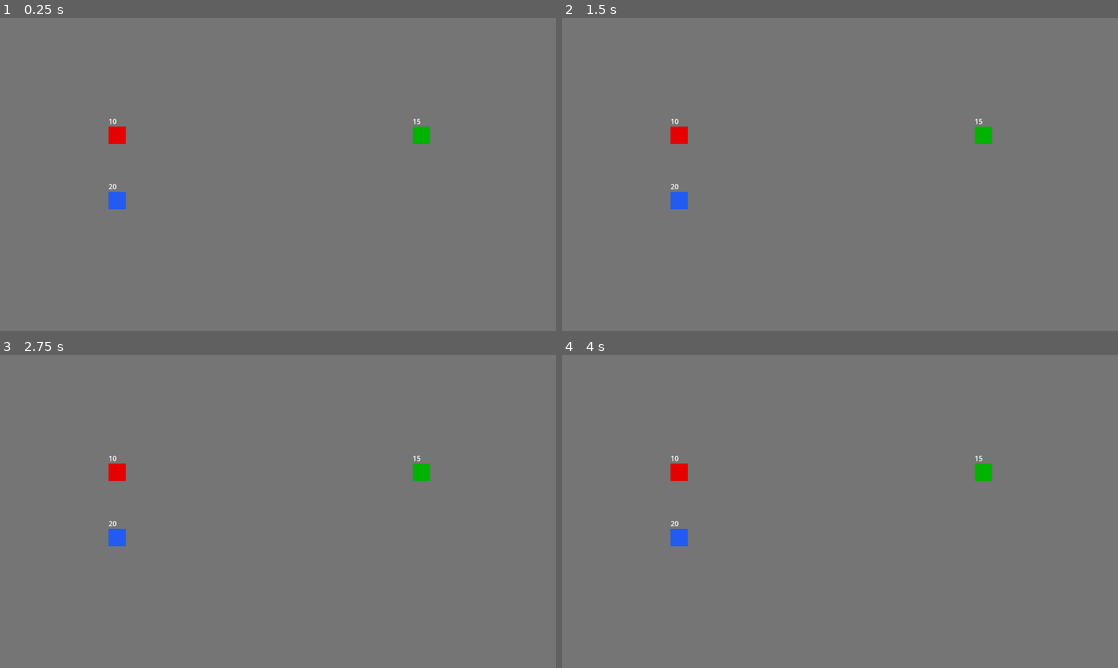
Above: before the commit, frames 1-4 (two rows, left to right).
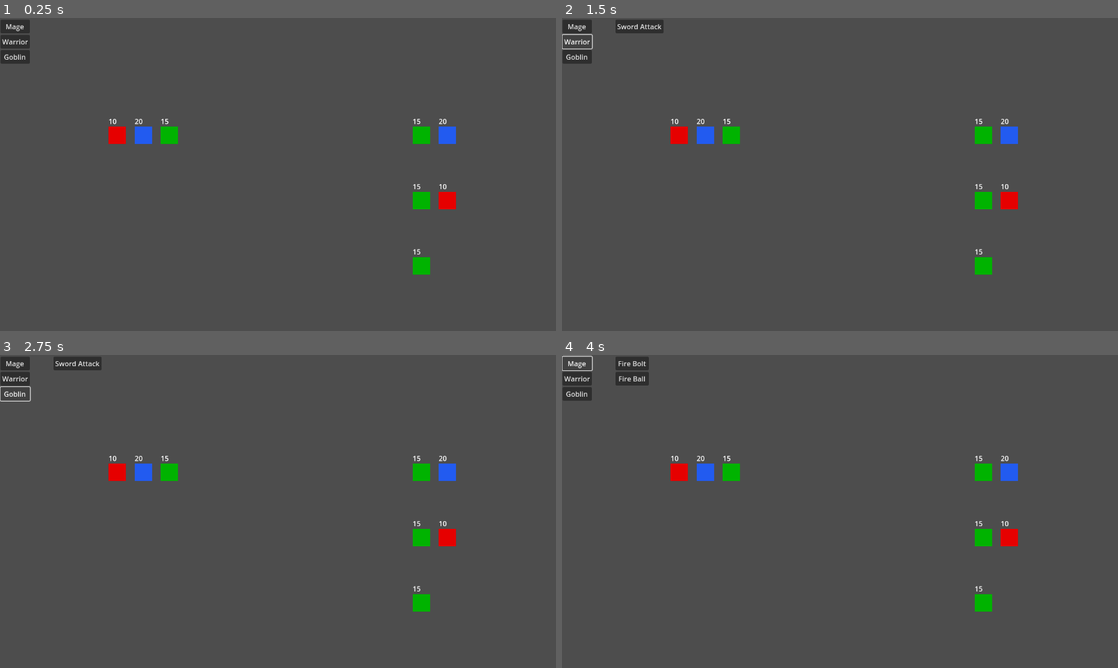
Above: after the commit, the same moments.

Repository: Ravars/non-turn-based-rpg
Game: Godot game, scene res://Scenes/Combat.tscn
The game is run twice, just before and just after one commit, with the same random seed, the same clock (stepped at 60 frames per second) and the same inputs.
Inputs (mouse positions are in pixels of both pictures, inside the frame that each line leads up to):
- Up to frame 1 (0.25 s): no input
- Up to frame 2 (1.5 s): click (578, 27) at 0.5 s, where only the run after the commit has a clickable "Mage"; click (578, 43) at 1.25 s, where only the run after the commit has a clickable "Warrior"
- Up to frame 3 (2.75 s): click (16, 392) at 2 s, where only the run after the commit has a clickable "Goblin"
- Up to frame 4 (4 s): click (639, 364) at 2.75 s, where only the run after the commit has a clickable "Sword Attack"; click (578, 364) at 3.5 s, where only the run after the commit has a clickable "Mage"

The runs differ from the first frame. In frame 1, 100% of the frame differs, in the area x 0-100%, y 0-100%; in frame 2, 100%; in frame 3, 100%; in frame 4, 100%.

Commit message:
Created Combat Scene Controller

Diff:
--- a/Scenes/Combat.tscn
+++ b/Scenes/Combat.tscn
@@ -1,16 +1,17 @@
 [gd_scene load_steps=7 format=3 uid="uid://8rjewcj1qibu"]
 
 [ext_resource type="PackedScene" uid="uid://7vh5n4px2cnv" path="res://Scenes/Units/Mage.tscn" id="2_rq8dt"]
-[ext_resource type="Script" uid="uid://deb6e1y03bnsd" path="res://Scripts/SkillData.gd" id="3_snhto"]
 [ext_resource type="Script" path="res://Scripts/CombatManager.gd" id="4_abcde"]
 [ext_resource type="PackedScene" uid="uid://ctjkrsxjkogxj" path="res://Scenes/Units/Goblin.tscn" id="6_k8hyy"]
 [ext_resource type="PackedScene" uid="uid://bet4frdrva7or" path="res://Scenes/Units/Warrior.tscn" id="6_xd0fh"]
-[ext_resource type="Resource" uid="uid://c2bipukebnffg" path="res://Resources/SwordAttack.tres" id="7_xd0fh"]
+[ext_resource type="PackedScene" uid="uid://of55w5nk6rnu" path="res://Scenes/TimelineUI.tscn" id="7_vet15"]
+[ext_resource type="Script" uid="uid://t6mm8hwbwhs8" path="res://Scenes/CombatSceneController.gd" id="8_xd0fh"]
 
 [node name="Combat" type="Node2D"]
 script = ExtResource("4_abcde")
 
 [node name="Background" type="ColorRect" parent="."]
+visible = false
 offset_right = 1280.0
 offset_bottom = 720.0
 color = Color(0.458405, 0.458405, 0.458405, 1)
@@ -29,12 +30,6 @@
 
 [node name="UnitPosition" type="Marker2D" parent="PlayerLanes/Lane2"]
 
-[node name="Mage" parent="PlayerLanes/Lane2/UnitPosition" groups=["heroes"] instance=ExtResource("2_rq8dt")]
-position = Vector2(0, -150)
-
-[node name="Warrior" parent="PlayerLanes/Lane2/UnitPosition" groups=["heroes"] instance=ExtResource("6_xd0fh")]
-skills = Array[ExtResource("3_snhto")]([ExtResource("7_xd0fh"), ExtResource("7_xd0fh"), ExtResource("7_xd0fh")])
-
 [node name="Lane3" type="Node2D" parent="PlayerLanes"]
 position = Vector2(0, 550)
 
@@ -48,10 +43,6 @@
 
 [node name="UnitPosition" type="Marker2D" parent="EnemyLanes/Lane1"]
 
-[node name="Goblin" parent="EnemyLanes/Lane1/UnitPosition" groups=["enemies"] instance=ExtResource("6_k8hyy")]
-is_enemy = true
-skills = Array[ExtResource("3_snhto")]([ExtResource("7_xd0fh"), ExtResource("7_xd0fh")])
-
 [node name="Lane2" type="Node2D" parent="EnemyLanes"]
 position = Vector2(0, 400)
 
@@ -61,3 +52,16 @@
 position = Vector2(0, 550)
 
 [node name="UnitPosition" type="Marker2D" parent="EnemyLanes/Lane3"]
+
+[node name="TimelineUi" parent="." instance=ExtResource("7_vet15")]
+offset_left = 1.0
+offset_top = 4.0
+offset_right = 1281.0
+offset_bottom = 724.0
+
+[node name="CombatSceneController" type="Node" parent="." node_paths=PackedStringArray("player_spawn_points", "enemie_spawn_points")]
+script = ExtResource("8_xd0fh")
+hero_scenes = Array[PackedScene]([ExtResource("2_rq8dt"), ExtResource("6_xd0fh"), ExtResource("6_k8hyy")])
+enemy_scenes = Array[PackedScene]([ExtResource("6_k8hyy"), ExtResource("6_k8hyy"), ExtResource("2_rq8dt"), ExtResource("6_xd0fh"), ExtResource("6_k8hyy")])
+player_spawn_points = [NodePath("../PlayerLanes/Lane1/UnitPosition"), NodePath("../PlayerLanes/Lane2/UnitPosition"), NodePath("../PlayerLanes/Lane3/UnitPosition")]
+enemie_spawn_points = [NodePath("../EnemyLanes/Lane1/UnitPosition"), NodePath("../EnemyLanes/Lane2/UnitPosition"), NodePath("../EnemyLanes/Lane3/UnitPosition")]
--- /dev/null
+++ b/Scenes/CombatSceneController.gd
@@ -0,0 +1,19 @@
+extends Node
+class_name CombatSceneController
+
+@export var hero_scenes: Array[PackedScene]
+@export var enemy_scenes: Array[PackedScene]
+
+@export var player_spawn_points: Array[Node2D] = []
+@export var enemie_spawn_points: Array[Node2D] = []
+
+@export var lane_offset: float = 60.0
+
+var hero_lane_occupancy: Dictionary = {}
+var enemy_lane_occupancy: Dictionary = {}
+
+
+func _ready() -> void:
+	hero_lane_occupancy.clear()
+	enemy_lane_occupancy.clear()
+	CombatManager.initialize_battle(hero_scenes, enemy_scenes, self)
--- /dev/null
+++ b/Scenes/MainScene.tscn
@@ -0,0 +1,17 @@
+[gd_scene load_steps=3 format=3 uid="uid://ckit00xypn1v1"]
+
+[ext_resource type="PackedScene" uid="uid://8rjewcj1qibu" path="res://Scenes/Combat.tscn" id="1_tr2i4"]
+[ext_resource type="PackedScene" uid="uid://dedvm26vfptj3" path="res://Scenes/Timeline.tscn" id="2_nhkr4"]
+
+[node name="MainScene" type="Node2D"]
+
+[node name="Combat" parent="." instance=ExtResource("1_tr2i4")]
+
+[node name="Timeline" parent="." instance=ExtResource("2_nhkr4")]
+anchors_preset = 2
+anchor_top = 1.0
+anchor_right = 0.0
+offset_top = 720.0
+offset_bottom = 720.0
+grow_horizontal = 1
+grow_vertical = 0
--- a/Scenes/Timeline.tscn
+++ b/Scenes/Timeline.tscn
@@ -1,18 +1,9 @@
-[gd_scene load_steps=3 format=3 uid="uid://dedvm26vfptj3"]
+[gd_scene load_steps=2 format=3 uid="uid://dedvm26vfptj3"]
 
-[ext_resource type="PackedScene" uid="uid://bbp0som1xstur" path="res://Scenes/AbilityButton.tscn" id="1_4t1g0"]
 [ext_resource type="Script" uid="uid://ccmncbujsmd4k" path="res://Scripts/TimelineUI.gd" id="1_n5ev4"]
 
 [node name="Timeline" type="Control"]
 layout_mode = 3
-anchors_preset = 15
-anchor_right = 1.0
-anchor_bottom = 1.0
-grow_horizontal = 2
-grow_vertical = 2
-
-[node name="Panel" type="Panel" parent="."]
-layout_mode = 1
 anchors_preset = 15
 anchor_right = 1.0
 anchor_bottom = 1.0
@@ -99,41 +90,5 @@
 layout_mode = 2
 script = ExtResource("1_n5ev4")
 
-[node name="VBoxContainer" type="VBoxContainer" parent="."]
-layout_mode = 0
-offset_right = 180.0
-offset_bottom = 200.0
-
-[node name="AbilityButton" parent="VBoxContainer" instance=ExtResource("1_4t1g0")]
-custom_minimum_size = Vector2(0, 35)
-layout_mode = 2
-ability_name = "Fire"
-damage = 1
-cast_time = 1.0
-recovery_time = 0.5
-
-[node name="AbilityButton2" parent="VBoxContainer" instance=ExtResource("1_4t1g0")]
-custom_minimum_size = Vector2(0, 35)
-layout_mode = 2
-ability_name = "Sword"
-damage = 2
-cast_time = 2.0
-
-[node name="AbilityButton3" parent="VBoxContainer" instance=ExtResource("1_4t1g0")]
-custom_minimum_size = Vector2(0, 35)
-layout_mode = 2
-ability_name = "Arrow"
-damage = 3
-cast_time = 3.0
-recovery_time = 0.5
-
-[node name="AbilityButton4" parent="VBoxContainer" instance=ExtResource("1_4t1g0")]
-custom_minimum_size = Vector2(0, 35)
-layout_mode = 2
-ability_name = "Shield"
-damage = 4
-cast_time = 0.5
-recovery_time = 0.5
-
 [connection signal="mouse_entered" from="ColorRect/VBoxContainer/Panel" to="ColorRect/VBoxContainer/Panel" method="_on_mouse_entered"]
 [connection signal="mouse_exited" from="ColorRect/VBoxContainer/Panel" to="ColorRect/VBoxContainer/Panel" method="_on_mouse_exited"]
--- /dev/null
+++ b/Scenes/TimelineUI.tscn
@@ -0,0 +1,24 @@
+[gd_scene load_steps=2 format=3 uid="uid://of55w5nk6rnu"]
+
+[ext_resource type="Script" uid="uid://dj741o7ag76cu" path="res://Scripts/UI/timeline_ui.gd" id="1_hmpw6"]
+
+[node name="TimelineUi" type="Control"]
+custom_minimum_size = Vector2(1280, 720)
+layout_mode = 3
+anchors_preset = 15
+anchor_right = 1.0
+anchor_bottom = 1.0
+grow_horizontal = 2
+grow_vertical = 2
+script = ExtResource("1_hmpw6")
+
+[node name="Buttons_Container" type="VBoxContainer" parent="."]
+layout_mode = 0
+offset_right = 40.0
+offset_bottom = 40.0
+
+[node name="Buttons_Skills_Container" type="VBoxContainer" parent="."]
+layout_mode = 0
+offset_left = 122.0
+offset_right = 199.0
+offset_bottom = 76.0
--- a/Scenes/Units/Mage.tscn
+++ b/Scenes/Units/Mage.tscn
@@ -1,13 +1,14 @@
-[gd_scene load_steps=5 format=3 uid="uid://7vh5n4px2cnv"]
+[gd_scene load_steps=6 format=3 uid="uid://7vh5n4px2cnv"]
 
 [ext_resource type="PackedScene" uid="uid://0hbufdhuxkku" path="res://Scenes/Units/Unit.tscn" id="1_r3b7i"]
 [ext_resource type="Resource" uid="uid://hkp5l64e081x" path="res://Resources/Mage.tres" id="2_ea1sq"]
 [ext_resource type="Script" uid="uid://deb6e1y03bnsd" path="res://Scripts/SkillData.gd" id="3_l0i51"]
 [ext_resource type="Resource" uid="uid://cjplw62slvhk2" path="res://Resources/FireBolt.tres" id="4_f3stt"]
+[ext_resource type="Resource" uid="uid://bk14aot6jtncu" path="res://Resources/FireBall.tres" id="5_f3stt"]
 
 [node name="Mage" instance=ExtResource("1_r3b7i")]
 characterStats = ExtResource("2_ea1sq")
-skills = Array[ExtResource("3_l0i51")]([ExtResource("4_f3stt")])
+skills = Array[ExtResource("3_l0i51")]([ExtResource("4_f3stt"), ExtResource("5_f3stt")])
 
 [node name="ColorRect" parent="." index="0"]
 color = Color(0.901961, 0, 0, 1)
--- a/Scripts/CombatManager.gd
+++ b/Scripts/CombatManager.gd
@@ -1,16 +1,70 @@
 extends Node2D
+
+signal battle_initialized(heroes: Array)
+
+var active_heroes: Array[Unit] = []
+var active_enemies: Array[Unit] = []
 
 func execute_action(action: TimelineAction):
 	if not is_instance_valid(action):
+		print("Ação cancelada. Alvo inválido.")
 		return
 	var damage_amount: int = action.skill_data.damage
 	action.target.take_damage(damage_amount)
 
+func batata(current_time: float):
+	var character_timelines: Array[TimelineCharacter] = TimelineManager.characters
 
+	var total_actions_remaning: int = 0
+	var actions_to_perform: Array[TimelineAction] = []
 
+	for timeline in character_timelines:
+		if timeline.character.is_dead:
+			continue
+		total_actions_remaning += timeline.actions.size()
+		for i in range(timeline.actions.size()-1,-1,-1):
+			var action = timeline.actions[i]
+			if current_time >= action.get_execution_time():
+				if not action.target.is_dead:
+					actions_to_perform.append(action)
+				else:
+					print("Ação {0} cancelada por alvo inválido.".format({0: action.skill_data.skill_name}))
+				timeline.actions.remove_at(i)
 
+	for action_to_perform in actions_to_perform:
+		print("Personagem {2} executando {0} no tempo {1}".format({0: action_to_perform.skill_data.skill_name, 1: current_time, 2: action_to_perform.caster.name}))
+		execute_action(action_to_perform)
 
+	if total_actions_remaning == 0:
+		TimelineManager.pause_game()
 
+func initialize_battle(hero_data: Array[PackedScene], enemy_data: Array[PackedScene], setup_node: CombatSceneController) -> void:
+	active_heroes.clear()
+	active_enemies.clear()
+
+	for i in range(hero_data.size()):
+		var spawn_point = setup_node.player_spawn_points[randi() % setup_node.player_spawn_points.size()]
+		var occupant_count = setup_node.hero_lane_occupancy.get(spawn_point, 0)
+		var offset = Vector2(occupant_count * setup_node.lane_offset, 0)
+
+		var new_hero: Unit = hero_data[i].instantiate()
+		spawn_point.add_child(new_hero)
+		new_hero.global_position = spawn_point.global_position + offset
+		active_heroes.append(new_hero)
+		setup_node.hero_lane_occupancy[spawn_point] = occupant_count + 1
+
+	for i in range(enemy_data.size()):
+		var spawn_point = setup_node.enemie_spawn_points[randi() % setup_node.enemie_spawn_points.size()]
+		var occupant_count = setup_node.enemy_lane_occupancy.get(spawn_point, 0)
+		var offset = Vector2(occupant_count * setup_node.lane_offset, 0)
+
+		var new_enemy: Unit = enemy_data[i].instantiate()
+		spawn_point.add_child(new_enemy)
+		new_enemy.global_position = spawn_point.global_position + offset
+		active_enemies.append(new_enemy)
+		setup_node.enemy_lane_occupancy[spawn_point] = occupant_count + 1
+
+	battle_initialized.emit(active_heroes)
 
 #
 #@onready var player_lanes = $PlayerLanes
--- a/Scripts/TimelineManager.gd
+++ b/Scripts/TimelineManager.gd
@@ -1,53 +1,36 @@
 extends Node
 
-var planned_actions: Array[TimelineCharacter] = []
+var characters: Array[TimelineCharacter] = []
 var current_time: float = 0.0
 var is_paused: bool = false
 
-func _on_player_dropped_skill(timeline_id: int, skill: SkillData, caster: Node2D, target: Node2D, time: float):
-	var new_action = TimelineAction.new(skill,caster,target, time)
-	planned_actions[timeline_id].actions.append(new_action)
-	#print(skill.print_skill_info())
+func pause_game():
+	if not is_paused:
+		is_paused = true
+		print("Jogo Pausado")
+
+func play_game():
+	if is_paused:
+		is_paused = false
+		print("Jogo iniciado")
 
 func _physics_process(delta: float) -> void:
 	if is_paused:
 		return
 	current_time += delta / 5
-	var amount_skiils: int = 0
-	var actions_to_perform: Array[TimelineAction] = []
-	for t in range(planned_actions.size()):
-		var timeline: TimelineCharacter = planned_actions[t]
-		if timeline.character.is_dead:
-			continue
-		amount_skiils += timeline.actions.size()
-		for a in range(timeline.actions.size()-1,-1,-1):
-			var action = timeline.actions[a]
-			if action.caster.is_dead or action.target.is_dead:
-				is_paused = true
-				print("Paused due invalid target")
-				return
-
-			if current_time >= action.get_execution_time():
-				actions_to_perform.append(action)
-				timeline.actions.remove_at(a)
-
-	for i in range(actions_to_perform.size()):
-		var action = actions_to_perform[i]
-		print("Personagem {2} executando {0} no tempo {1}".format({0: action.skill_data.skill_name, 1: current_time, 2: action.caster.name}))
-		CombatManager.execute_action(action)
-
-	if amount_skiils == 0:
-		is_paused = true
-		print("Paused")
-
+	CombatManager.batata(current_time)
 
 
 func add_character_timeline(character: Unit) -> int:
 	var new_timeline_character = TimelineCharacter.new(character)
-	planned_actions.append(new_timeline_character)
-	print(planned_actions.size())
+	characters.append(new_timeline_character)
+	print(characters.size())
 	#
-	if planned_actions.size() == 4:
-		is_paused = false
+	if characters.size() == 4:
+		play_game()
 
-	return planned_actions.size()-1
+	return characters.size()-1
+
+func _on_player_dropped_skill(timeline_id: int, skill: SkillData, caster: Node2D, target: Node2D, time: float):
+	var new_action = TimelineAction.new(skill,caster,target, time)
+	characters[timeline_id].actions.append(new_action)
--- /dev/null
+++ b/Scripts/UI/timeline_ui.gd
@@ -0,0 +1,36 @@
+extends Control
+
+var selected_char: Unit
+
+func _ready():
+	CombatManager.battle_initialized.connect(instantiate_button)
+
+func instantiate_button(characters: Array[Unit]) -> void:
+	var buttons_container = $Buttons_Container
+	print(characters.size())
+	for i in range(characters.size()):
+		var botao = Button.new()
+		botao.text = characters[i].name
+		botao.name = characters[i].name
+		botao.connect("pressed", Callable(self, "_on_button_press").bind(characters[i]))
+		buttons_container.add_child(botao)
+
+func _on_button_press(unidade: Unit):
+	selected_char = unidade
+	render_skill()
+	print(unidade.name)
+
+func render_skill():
+	print("Render")
+	var skills_container = $Buttons_Skills_Container
+	for child in skills_container.get_children():
+		child.queue_free()
+
+	for skill in selected_char.skills:
+		var botao = Button.new()
+		botao.text = skill.skill_name
+		botao.connect("pressed", Callable(self, "_on_skill_pressed").bind(skill))
+		skills_container.add_child(botao)
+
+func _on_skill_pressed(skill: SkillData):
+	print(skill.skill_name)
--- a/Scripts/unit.gd
+++ b/Scripts/unit.gd
@@ -1,5 +1,8 @@
 extends Node2D
 class_name Unit
+
+signal unit_died(Unit)
+#signal unit_ready(Unit)
 
 @export var is_enemy := false
 
@@ -17,17 +20,21 @@
 	max_hp = characterStats.health
 	current_hp = max_hp
 	$Label.text = str(current_hp)
-	timeline_id = TimelineManager.add_character_timeline(self)
-	var time: int = 0
-	for i in range(skills.size()):
-		var hero = get_tree().get_first_node_in_group("heroes")
-		var enemie = get_tree().get_first_node_in_group("enemies")
-		if is_enemy:
-			TimelineManager._on_player_dropped_skill(timeline_id, skills[i], self, hero, time)
-		else:
-			TimelineManager._on_player_dropped_skill(timeline_id, skills[i], self, enemie, time)
 
-		time += skills[i].calculate_skill_total_time()
+	#For testing only
+	#timeline_id = TimelineManager.add_character_timeline(self)
+	#var time: int = 0
+	#
+	#for i in range(skills.size()):
+		#var hero = get_tree().get_first_node_in_group("heroes")
+		#var enemie = get_tree().get_first_node_in_group("enemies")
+		#print("{0} Time: {1}".format({0:name, 1: time}))
+		#if is_enemy:
+			#TimelineManager._on_player_dropped_skill(timeline_id, skills[i], self, hero, time)
+		#else:
+			#TimelineManager._on_player_dropped_skill(timeline_id, skills[i], self, enemie, time)
+		#
+		#time += skills[i].calculate_skill_total_time()
 
 	#print(TimelineManager.planned_actions)
 
@@ -38,6 +45,7 @@
 	if current_hp <= 0:
 		print("{0} foi derrotado!".format({0:name}))
 		is_dead = true
+		unit_died.emit(self)
 
 ## Adiciona uma ação à timeline interna da unidade
 #func add_action(action_data: Dictionary):
Not shown, added: Scenes/CombatSceneController.gd.uid
Not shown, added: Scripts/UI/timeline_ui.gd.uid
Not shown, added: Scenes/TimelineUI.tscn19618837778.tmp
Not shown, added: Scenes/TimelineUI.tscn19626034006.tmp
